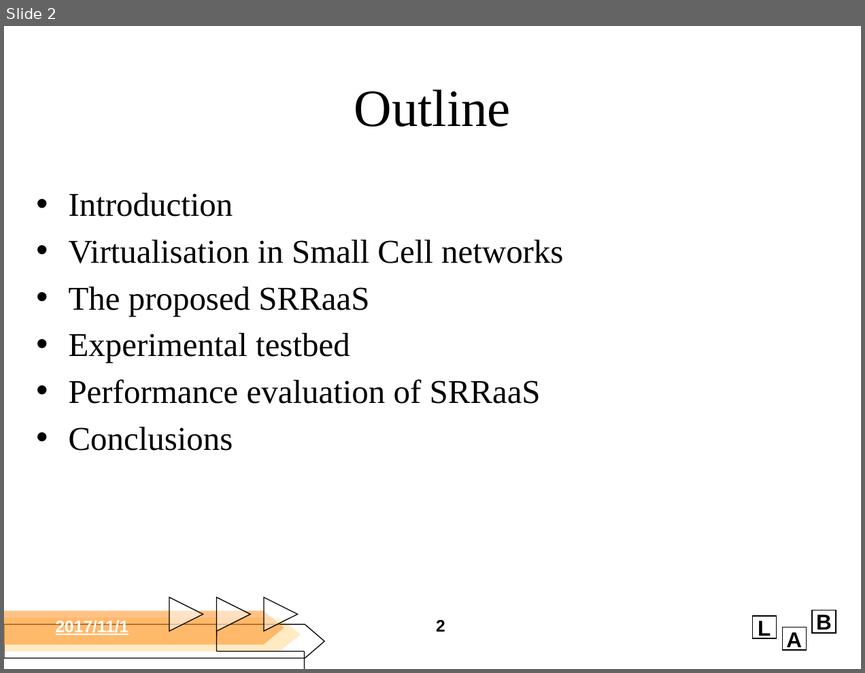
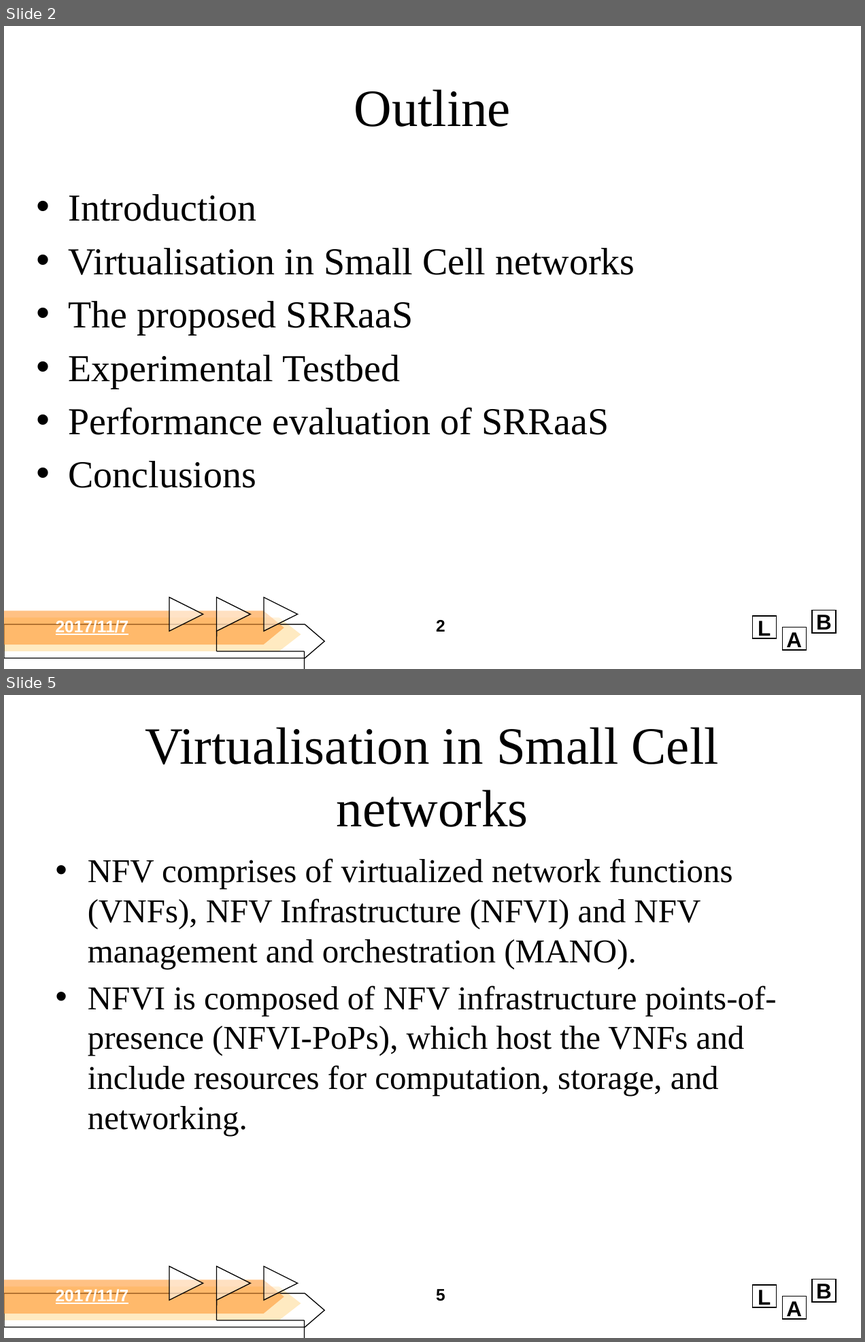
Before and after one commit to d26000523/ciis, a slide deck: homework/1109.pptx. Shown one above the other, each under a label of ours: slide 2 before the commit, slides 2 and 5 after it; the slides between them are not shown. The pictures are 865x673 and 865x1342 pixels, drawn with LibreOffice and Linux fonts; fonts in the diff are those of the drawing; background and template pictures are left out. Boxes give left, top, right and bottom in pixels: in the first picture for what was removed or moved away, otherwise in the second. Text is boxed around its words. In the diff, an @@ line names an element or a change of style, - is before the commit and + after.

```diff
--- a/homework/1109.pptx
+++ b/homework/1109.pptx
@@ slide 5 added at bbox=[4, 695, 861, 1338], background picture (left out); not listed: 12 template elements that a slide beside it also shows @@
@@ title added at bbox=[145, 727, 719, 827], 44 pt, text #000000 @@
+Virtualisation in Small Cell networks
@@ text added at bbox=[88, 858, 776, 1136], 28 pt, text #000000 @@
+• NFV comprises of virtualized network functions (VNFs), NFV Infrastructure (NFVI) and NFV management and orchestration (MANO).
+• NFVI is composed of NFV infrastructure points-of-presence (NFVI-PoPs), which host the VNFs and include resources for computation, storage, and networking.
@@ text added at bbox=[56, 1289, 129, 1304], 14 pt, text #FFFFFF, bold, underline @@
+2017/11/7
@@ page number added at bbox=[436, 1289, 445, 1301], 14 pt, text #000000, bold @@
+5
@@ slide 2 changed as well @@
@@ text at bbox=[69, 194, 634, 488]: size 28 to 32 pt in "Introduction", "Virtualisation in Small Cell networks", "The proposed SRRaaS", "Performance evaluation of SRRaaS" and 1 more places @@
@@ text at bbox=[69, 354, 400, 388]: text changed; size 28 to 32 pt @@
-• Experimental testbed
+• Experimental Testbed
@@ text at bbox=[56, 620, 129, 635]: text changed @@
-2017/11/1
+2017/11/7
```
Also in this commit, not shown: 3 other slides changed, 15 other slides added.
